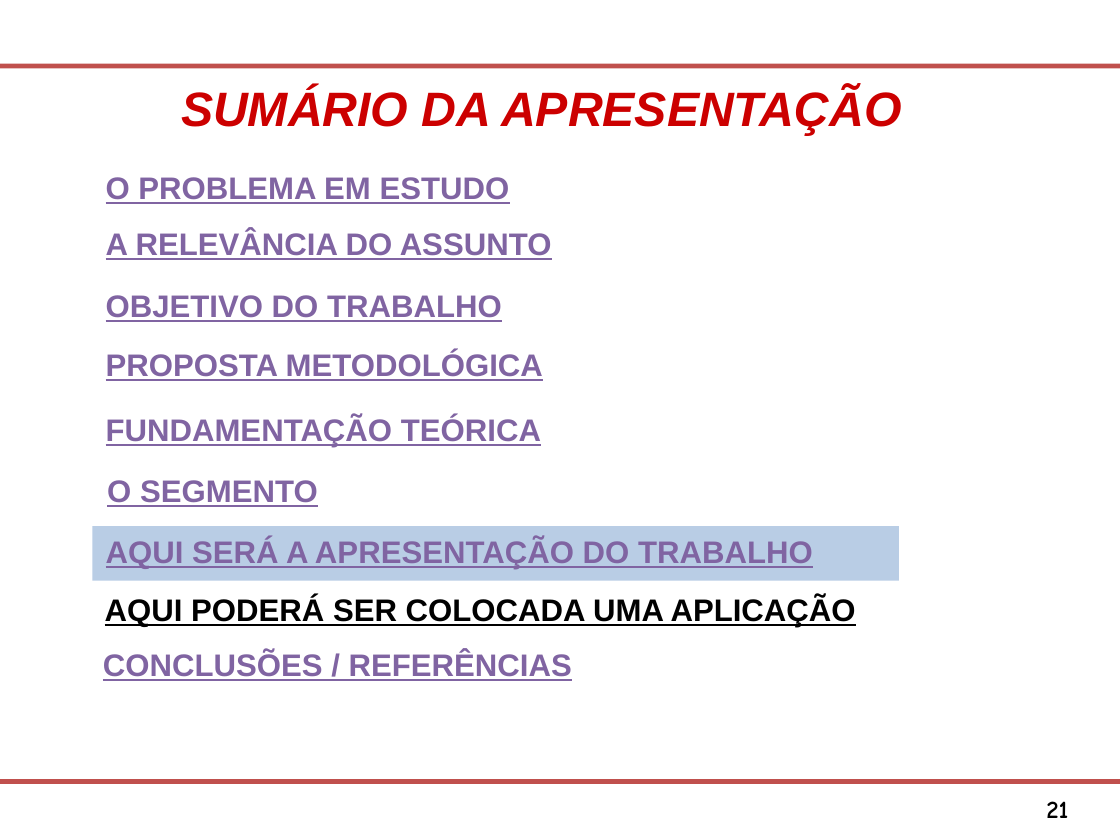
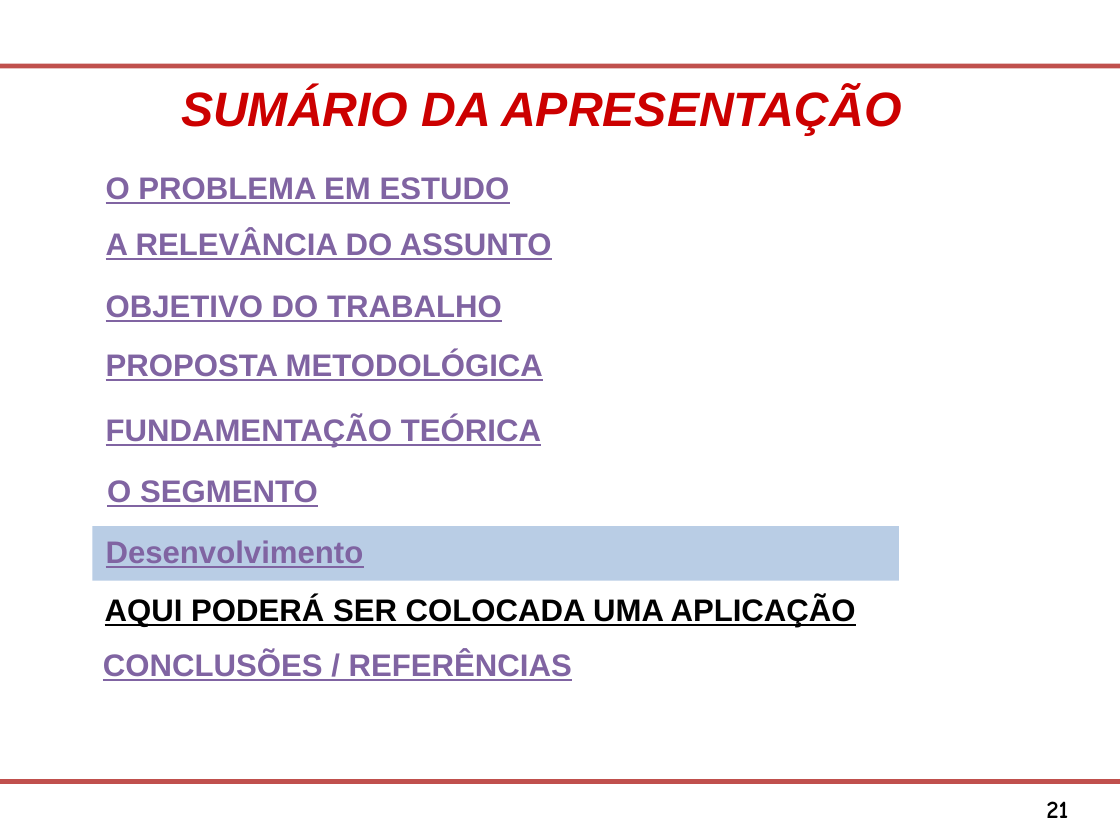
Before and after one commit to Osmar1503/TG, a slide deck: slide 21 of Modelo Apresentacao FATEC SJC.ppt. Drawn at 1120x840 pixels with LibreOffice and Linux fonts; fonts in the diff are those of the drawing; background and template pictures are left out. Boxes give left, top, right and bottom in pixels: in the first picture for what was removed or moved away, otherwise in the second. Text is boxed around its words. In the diff, an @@ line names an element or a change of style, - is before the commit and + after.

```diff
--- a/Modelo Apresentacao FATEC SJC.ppt
+++ b/Modelo Apresentacao FATEC SJC.ppt
@@ text in rectangle at <box>106,540,364,568</box>: text changed @@
-AQUI SERÁ A APRESENTAÇÃO DO TRABALHO
+Desenvolvimento
```
Also in this commit, not shown: 1 other file.
